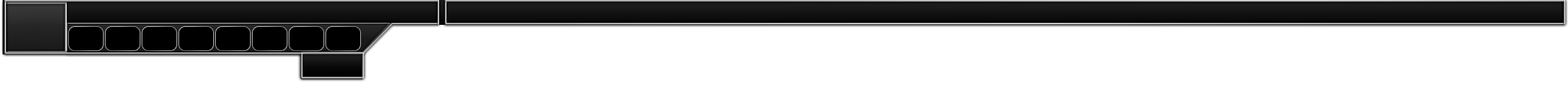
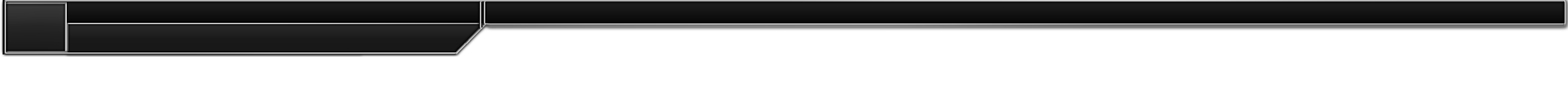
Layered file, before and after one edit (1568x88). Changes by layer:
painted on "Color Fill 1 copy" over [1, 0, 1568, 79]
hid "Color Fill 4" over [301, 54, 363, 79]
hid "Rounded Rectangle 1 copy" over [68, 26, 104, 51]
hid "Rounded Rectangle 1 copy 3" over [141, 26, 178, 51]
hid "Rounded Rectangle 1 copy 5" over [215, 26, 251, 51]
hid "Rounded Rectangle 1 copy 4" over [178, 26, 214, 51]
hid "Rounded Rectangle 1 copy 8" over [325, 26, 361, 51]
hid "Rounded Rectangle 1 copy 7" over [288, 26, 325, 51]
hid "Rounded Rectangle 1 copy 6" over [251, 26, 288, 51]
hid "Rounded Rectangle 1 copy 2" over [104, 26, 141, 51]
renamed "Color Fill 2 copy" to "Color Fill 2 copy 2", painted on it over [66, 22, 486, 55]
painted on "Color Fill 2" over [361, 22, 486, 54]
